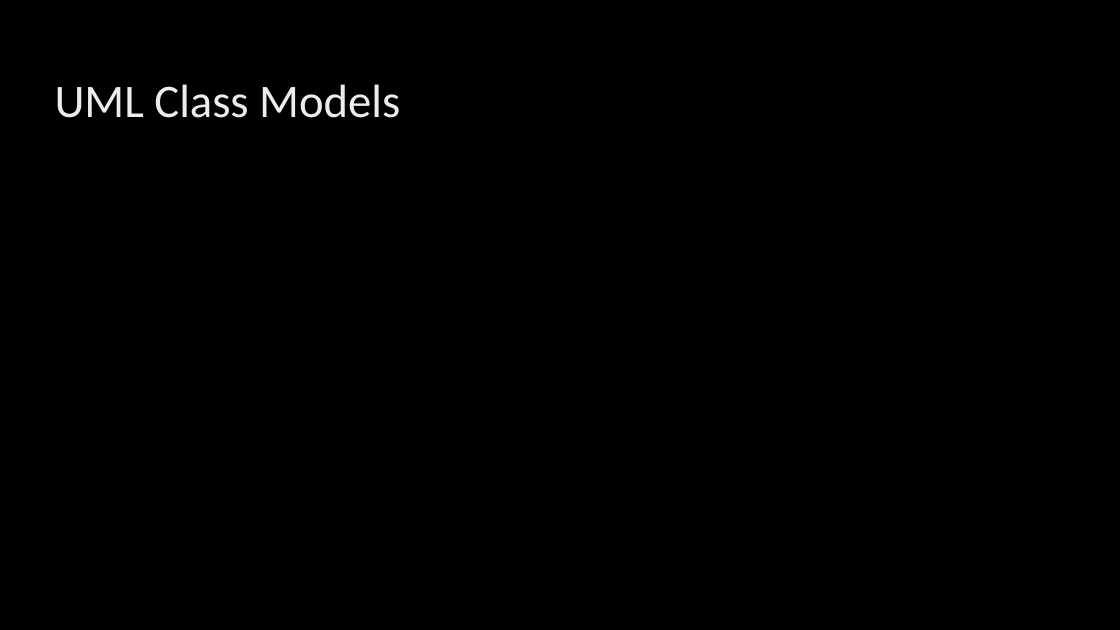
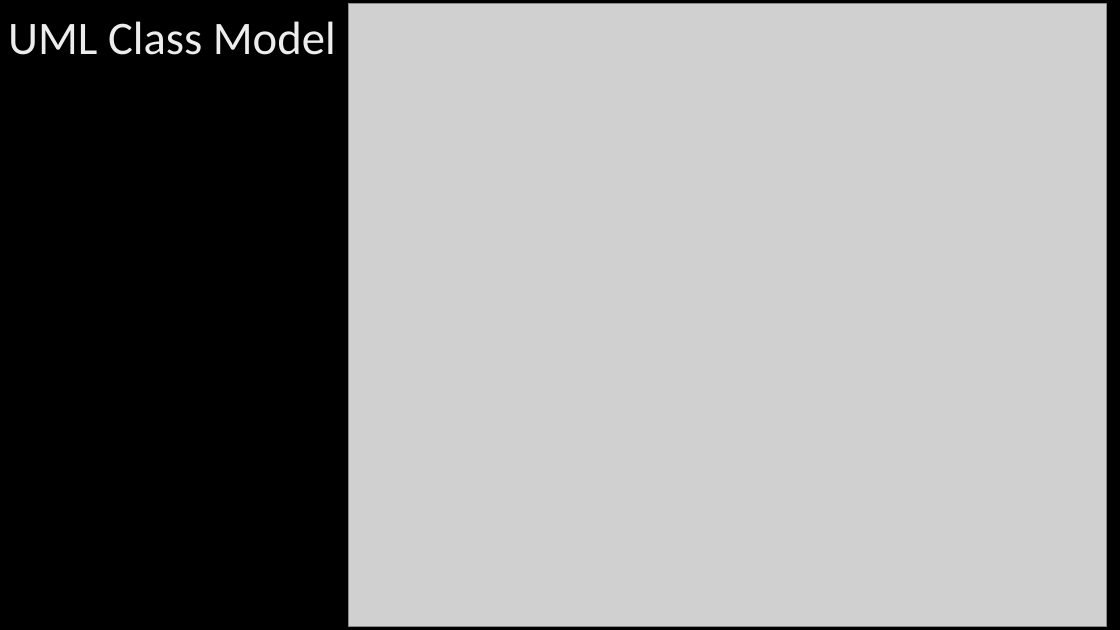
Before and after one commit to ksierrac/Atlas-Prestige, a slide deck: slide 8 of projectpresentation.pptx. Drawn at 1120x630 pixels with LibreOffice and Linux fonts; fonts in the diff are those of the drawing; grey boxes stand for pictures; background and template pictures are left out. Boxes give left, top, right and bottom in pixels: in the first picture for what was removed or moved away, otherwise in the second. Text is boxed around its words. In the diff, an @@ line names an element or a change of style, - is before the commit and + after.

```diff
--- a/projectpresentation.pptx
+++ b/projectpresentation.pptx
@@ text at box(8, 21, 336, 55): text changed @@
-UML Class Models
+UML Class Model
@@ picture added at box(349, 3, 1106, 626) @@
```
Also in this commit, not shown: 4 other files.
